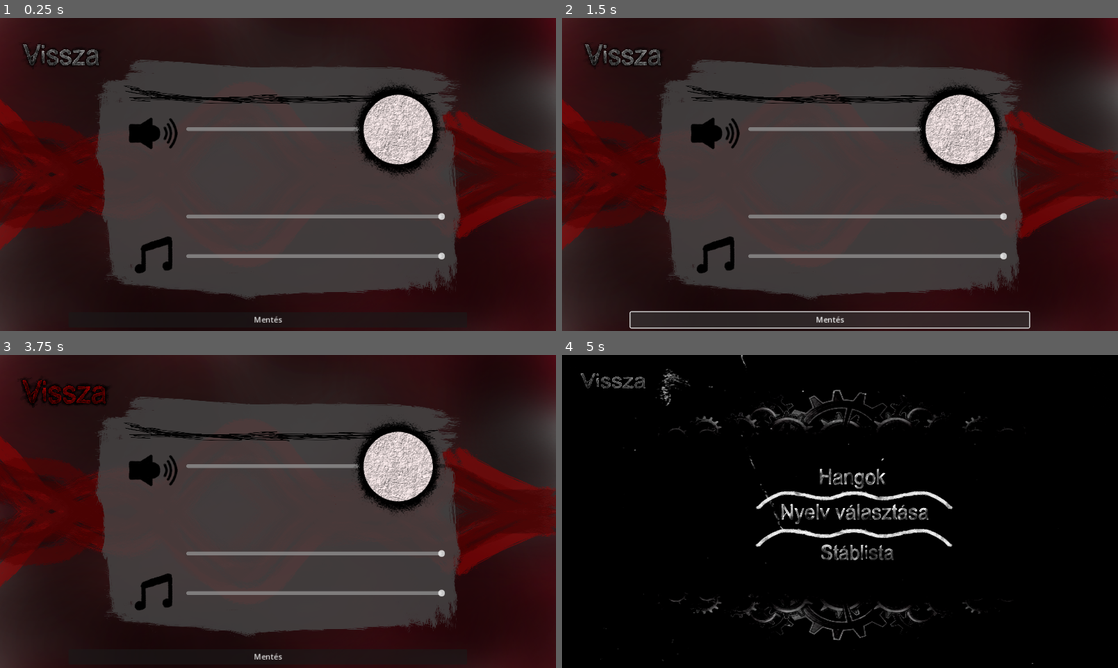
Above: before the commit, frames 1-4 (two rows, left to right).
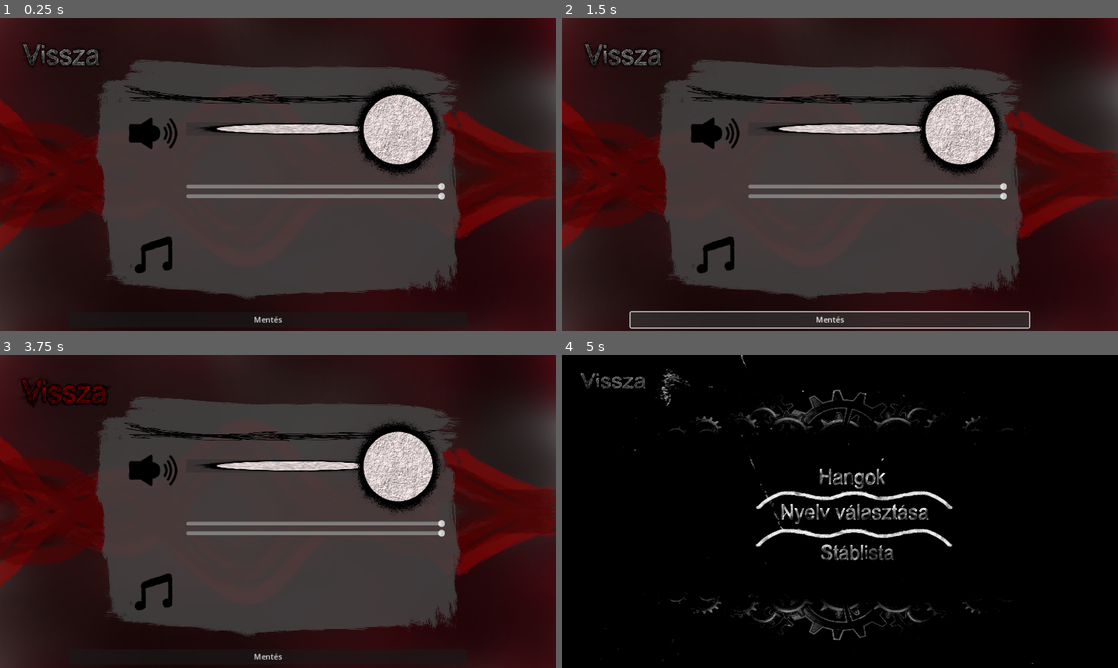
Above: after the commit, the same moments.

Repository: MotherFCKR54/The-Game
Game: Godot game, scene res://scenes/Hangok.tscn
The game is run twice, just before and just after one commit, with the same random seed, the same clock (stepped at 60 frames per second) and the same inputs. This scene is started directly instead of the project's main scene. Video files are missing from this copy of the repository; at most half a second of black plays in their place.
Inputs (mouse positions are in pixels of both pictures, inside the frame that each line leads up to):
- Up to frame 1 (0.25 s): no input
- Up to frame 2 (1.5 s): click (628, 55) at 0.5 s; click "Mentés" at 1.25 s
- Up to frame 3 (3.75 s): click (289, 477) at 2 s; click (294, 514) at 2.75 s; click (66, 392) at 3.5 s
- Up to frame 4 (5 s): click "Mentés" at 4.25 s

The runs differ from the first frame. In frame 1, 3.1% of the frame differs, in the area x 33-80%, y 33-78%; in frame 2, 3.1%; in frame 3, 3.1%; in frame 4, nothing differs.

Commit message:
valamit baszkodtad
lol

Diff:
--- a/the-game/scenes/Hangok.tscn
+++ b/the-game/scenes/Hangok.tscn
@@ -12,6 +12,65 @@
 [ext_resource type="Texture2D" uid="uid://ba3b1jc3jg5dn" path="res://pictures/hangeffektcrop.png" id="9_gkvl2"]
 [ext_resource type="Texture2D" uid="uid://dgs5aesj4j42t" path="res://pictures/zenekcrop.png" id="10_vgqil"]
 [ext_resource type="Texture2D" uid="uid://ciakdj4jftmjb" path="res://pictures/gombcrop.png" id="11_gxurx"]
+[ext_resource type="Texture2D" uid="uid://cle1vav8fsff2" path="res://pictures/faszomaszadba.png" id="11_suwfs"]
+[ext_resource type="Texture2D" uid="uid://bosevijwj08cx" path="res://pictures/csikamikocka.png" id="12_4tjue"]
+[ext_resource type="Texture2D" uid="uid://b3h185ff7oyf" path="res://pictures/atlathato.png" id="13_jiwj2"]
+
+[sub_resource type="AtlasTexture" id="AtlasTexture_frn2n"]
+atlas = ExtResource("11_suwfs")
+
+[sub_resource type="AtlasTexture" id="AtlasTexture_c4qco"]
+atlas = ExtResource("11_suwfs")
+
+[sub_resource type="AtlasTexture" id="AtlasTexture_7megm"]
+atlas = ExtResource("12_4tjue")
+
+[sub_resource type="StyleBoxTexture" id="StyleBoxTexture_lg34a"]
+texture = SubResource("AtlasTexture_7megm")
+texture_margin_left = 14.0
+texture_margin_top = 14.0
+texture_margin_right = 14.0
+texture_margin_bottom = 14.0
+
+[sub_resource type="AtlasTexture" id="AtlasTexture_r6rye"]
+atlas = ExtResource("12_4tjue")
+
+[sub_resource type="StyleBoxTexture" id="StyleBoxTexture_fudg5"]
+texture = SubResource("AtlasTexture_r6rye")
+texture_margin_left = 14.0
+texture_margin_top = 14.0
+texture_margin_right = 14.0
+texture_margin_bottom = 14.0
+
+[sub_resource type="AtlasTexture" id="AtlasTexture_66ka4"]
+atlas = ExtResource("13_jiwj2")
+
+[sub_resource type="StyleBoxTexture" id="StyleBoxTexture_42w4j"]
+texture = SubResource("AtlasTexture_66ka4")
+texture_margin_left = 14.0
+texture_margin_top = 14.0
+texture_margin_right = 14.0
+texture_margin_bottom = 14.0
+
+[sub_resource type="Theme" id="Theme_c76xt"]
+HSlider/icons/grabber = SubResource("AtlasTexture_frn2n")
+HSlider/icons/grabber_highlight = SubResource("AtlasTexture_c4qco")
+HSlider/styles/grabber_area = SubResource("StyleBoxTexture_lg34a")
+HSlider/styles/grabber_area_highlight = SubResource("StyleBoxTexture_fudg5")
+HSlider/styles/slider = SubResource("StyleBoxTexture_42w4j")
+
+[sub_resource type="StyleBoxTexture" id="StyleBoxTexture_sa3kn"]
+texture = ExtResource("11_suwfs")
+
+[sub_resource type="AtlasTexture" id="AtlasTexture_wmaib"]
+atlas = ExtResource("11_suwfs")
+
+[sub_resource type="StyleBoxTexture" id="StyleBoxTexture_p3aln"]
+texture = SubResource("AtlasTexture_wmaib")
+texture_margin_left = 14.0
+texture_margin_top = 14.0
+texture_margin_right = 14.0
+texture_margin_bottom = 4.0
 
 [node name="Hangok" type="Node2D"]
 script = ExtResource("1_q5ig0")
@@ -71,17 +130,19 @@
 
 [node name="FőhangerőSlider" type="HSlider" parent="AudioBeállítások/VBoxContainer"]
 layout_mode = 2
-size_flags_vertical = 10
+theme = SubResource("Theme_c76xt")
 theme_override_icons/grabber = ExtResource("11_gxurx")
 theme_override_icons/grabber_highlight = ExtResource("11_gxurx")
 theme_override_icons/grabber_disabled = ExtResource("11_gxurx")
 theme_override_icons/tick = ExtResource("11_gxurx")
+theme_override_styles/grabber_area = SubResource("StyleBoxTexture_sa3kn")
+theme_override_styles/grabber_area_highlight = SubResource("StyleBoxTexture_p3aln")
 max_value = 1.0
 step = 0.05
 
 [node name="SFXSlider" type="HSlider" parent="AudioBeállítások/VBoxContainer"]
 layout_mode = 2
-size_flags_vertical = 10
+size_flags_vertical = 8
 max_value = 1.0
 step = 0.05
 
@@ -91,7 +152,7 @@
 
 [node name="ZeneSlider" type="HSlider" parent="AudioBeállítások/VBoxContainer"]
 layout_mode = 2
-size_flags_vertical = 10
+size_flags_vertical = 8
 max_value = 1.0
 step = 0.05
 
Not shown, removed: the-game/desktop.ini
Binary file added: the-game/pictures/atlathato.png
Not shown, added: the-game/pictures/atlathato.png.import
Binary file added: the-game/pictures/csikamikocka.png
Not shown, added: the-game/pictures/csikamikocka.png.import
Binary file added: the-game/pictures/faszomaszadba.png
Not shown, added: the-game/pictures/faszomaszadba.png.import
Not shown: 1 places in the-game/scenes/Hangok.tscn that only renumber resources
